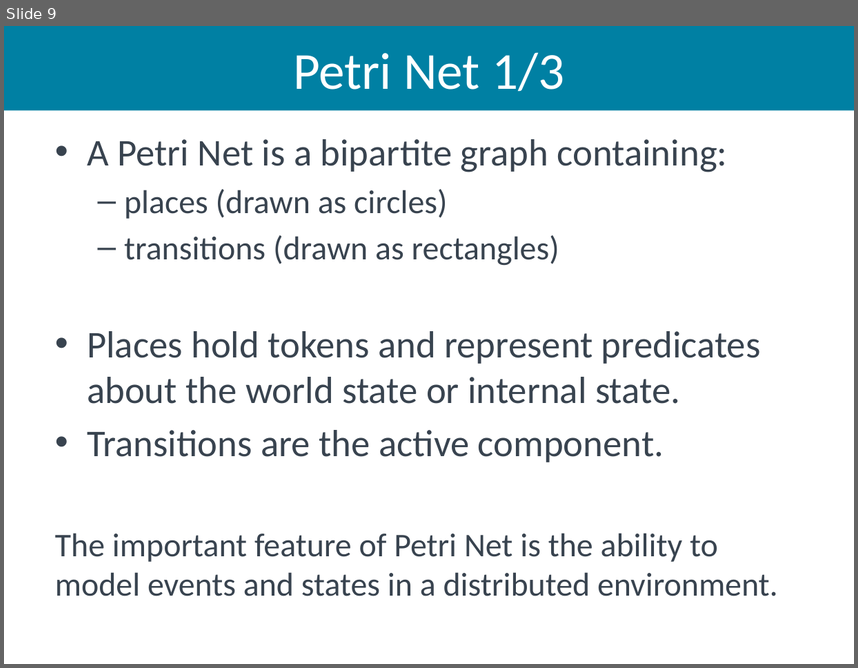
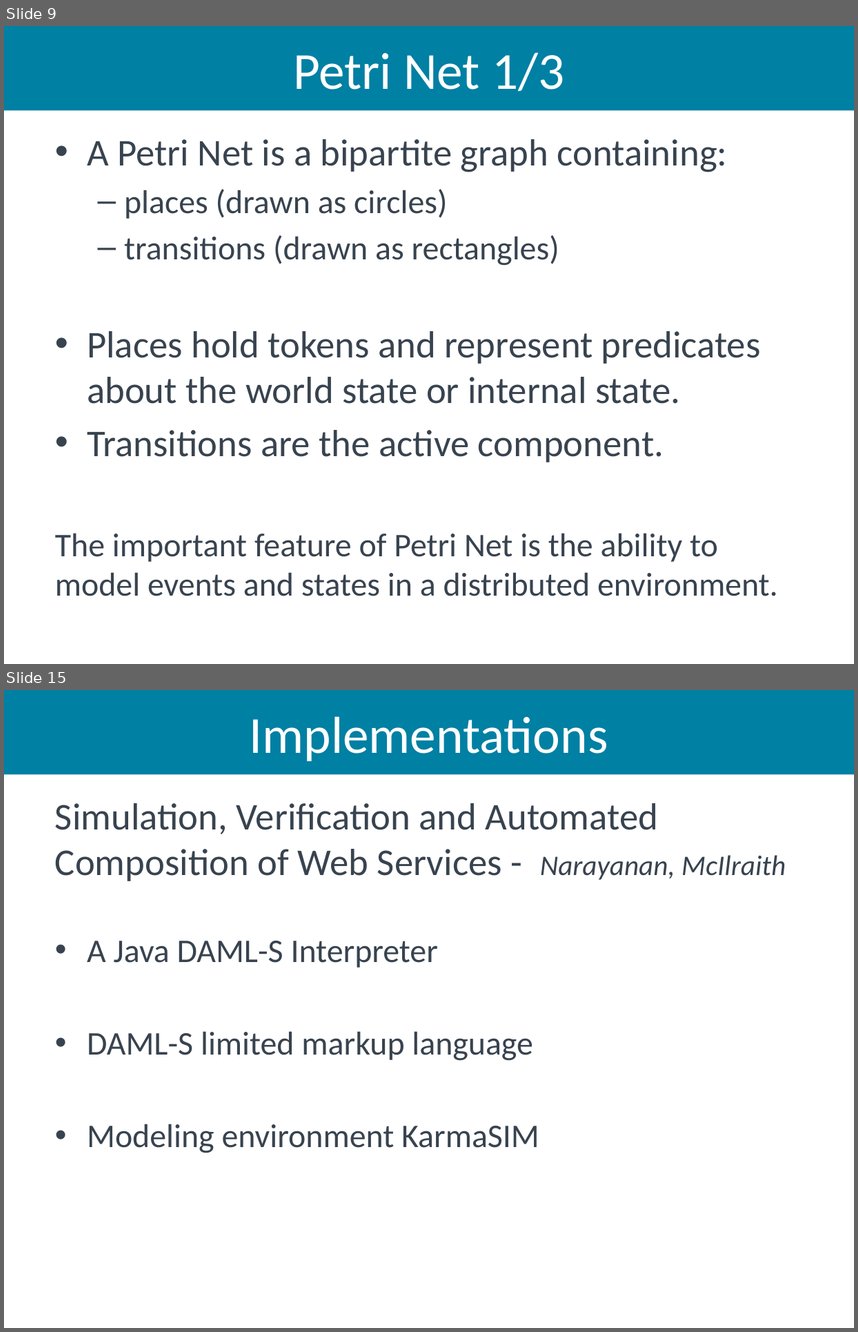
Before and after one commit to aiked/cs565, a slide deck: presentation/michath_slides.pptx. Shown one above the other, each under a label of ours: slide 9 before the commit, slides 9 and 15 after it; the slides between them are not shown. The pictures are 858x668 and 858x1332 pixels, drawn with LibreOffice and Linux fonts; fonts in the diff are those of the drawing. Boxes give left, top, right and bottom in pixels: in the first picture for what was removed or moved away, otherwise in the second. Text is boxed around its words. In the diff, an @@ line names an element or a change of style, - is before the commit and + after.

```diff
--- a/presentation/michath_slides.pptx
+++ b/presentation/michath_slides.pptx
@@ slide 15 added at (4, 690, 854, 1328), background #FFFFFF @@
@@ title added at (4, 690, 854, 774), fill #0080A3, 44 pt, text #FFFFFF @@
+Implementations
@@ text added at (55, 803, 786, 1153), 28 pt, text #38434F @@
+Simulation, Verification and Automated Composition of Web Services - Narayanan, McIlraith
+• A Java DAML-S Interpreter
+• DAML-S limited markup language
+• Modeling environment KarmaSIM
```
Also in this commit, not shown: 1 slide changed, 4 other slides added, 10 other files.
